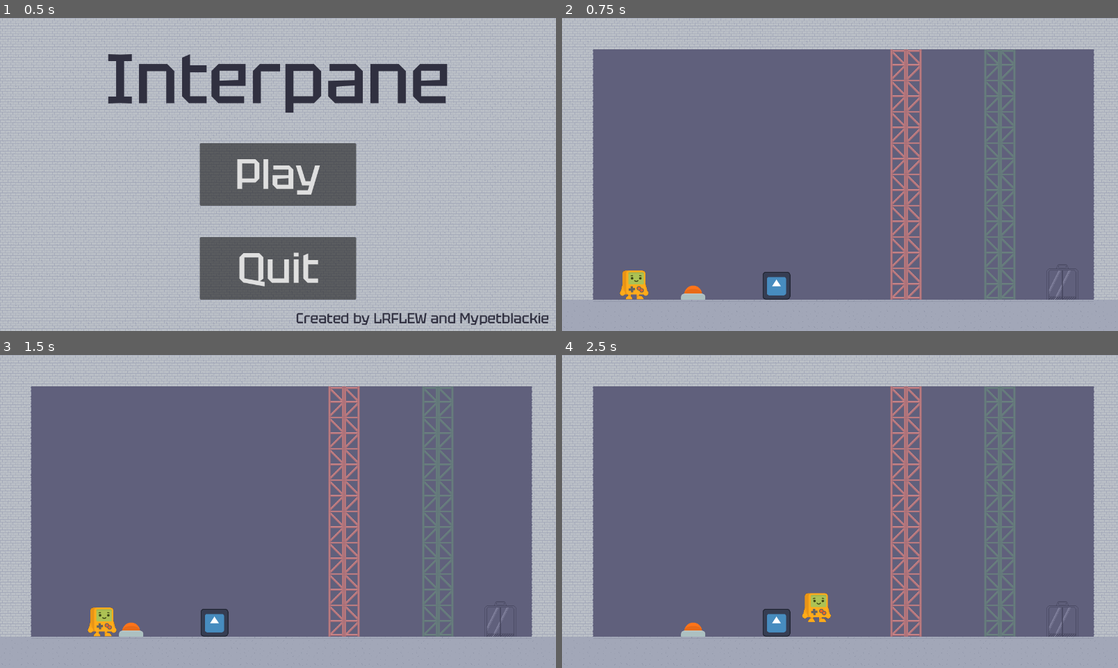
Above: before the commit, frames 1-4 (two rows, left to right).
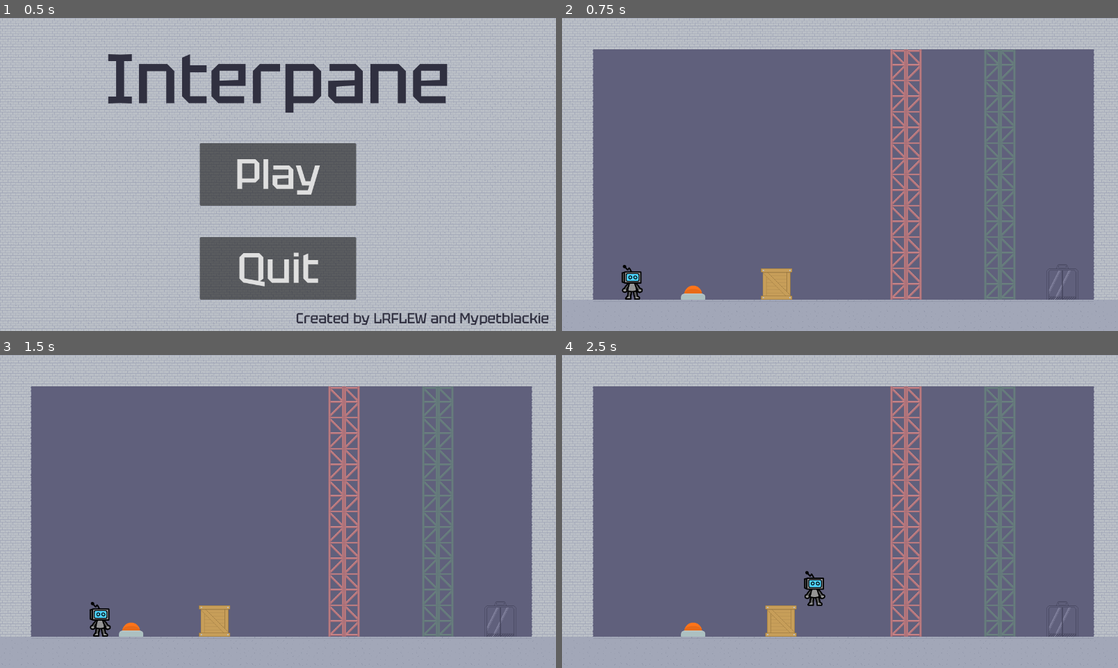
Above: after the commit, the same moments.

Repository: LRFLEW/Halcyon2023
Game: Godot game, scene res://Menu.tscn
The game is run twice, just before and just after one commit, with the same random seed, the same clock (stepped at 60 frames per second) and the same inputs. The engine's default icon, where the game draws it, is replaced by a stand-in: a white triangle on a blue panel in a dark square.
Inputs:
- Up to frame 1 (0.5 s): no input
- Up to frame 2 (0.75 s): click "Play" at 0.5 s
- Up to frame 3 (1.5 s): tap Enter at 1.25 s; hold D (Right) from 1.28 s (still down)
- Up to frame 4 (2.5 s): keep holding D (Right); tap W (Jump) at 1.52, 2.27 s

Frame 1 is identical in both runs. In frame 2, 0.9% of the frame differs, in the area x 10-42%, y 78-90%; in frame 3, 0.9%; in frame 4, 1.1%, in the area x 36-49%, y 68-90%.

Commit message:
Add new sprites

Diff:
--- /dev/null
+++ b/Player.tscn
@@ -0,0 +1,41 @@
+[gd_scene load_steps=5 format=3 uid="uid://cagdfcj2kex1f"]
+
+[ext_resource type="Script" path="res://Player.gd" id="1_ood0y"]
+[ext_resource type="Texture2D" uid="uid://dvkvyc0wykegw" path="res://frame_00001.png" id="3_m4kre"]
+[ext_resource type="Script" path="res://EntityWindow.gd" id="3_s6qeo"]
+
+[sub_resource type="RectangleShape2D" id="RectangleShape2D_7xxmq"]
+size = Vector2(44, 64)
+
+[node name="Player" type="CharacterBody2D"]
+visibility_layer = 4
+collision_layer = 2
+collision_mask = 7
+script = ExtResource("1_ood0y")
+
+[node name="Sprite2D" type="Sprite2D" parent="."]
+visibility_layer = 4
+texture = ExtResource("3_m4kre")
+centered = false
+
+[node name="CollisionShape2D" type="CollisionShape2D" parent="."]
+visibility_layer = 4
+position = Vector2(46, 68)
+shape = SubResource("RectangleShape2D_7xxmq")
+
+[node name="PlayerWindow" type="Window" parent="." node_paths=PackedStringArray("track")]
+transparent_bg = true
+gui_embed_subwindows = true
+unresizable = true
+borderless = true
+always_on_top = true
+transparent = true
+mouse_passthrough = true
+script = ExtResource("3_s6qeo")
+track = NodePath("..")
+layer = 2
+
+[node name="Camera2D" type="Camera2D" parent="PlayerWindow"]
+visible = false
+visibility_layer = 4
+anchor_mode = 0
--- a/Victory.tscn
+++ b/Victory.tscn
@@ -1,10 +1,8 @@
-[gd_scene load_steps=12 format=3 uid="uid://n0my54kni238"]
+[gd_scene load_steps=9 format=3 uid="uid://n0my54kni238"]
 
 [ext_resource type="Script" path="res://Victory.gd" id="1_rbo3v"]
 [ext_resource type="FontFile" uid="uid://dxganxrvafv3u" path="res://Tektur-Medium.ttf" id="2_1jvf5"]
-[ext_resource type="Script" path="res://Player.gd" id="2_c14w7"]
-[ext_resource type="Texture2D" uid="uid://28oppi20cfjc" path="res://platformChar_idle.png" id="3_5c6vc"]
-[ext_resource type="Script" path="res://EntityWindow.gd" id="4_wr2ap"]
+[ext_resource type="PackedScene" uid="uid://cagdfcj2kex1f" path="res://Player.tscn" id="3_3musq"]
 
 [sub_resource type="RectangleShape2D" id="RectangleShape2D_d3qco"]
 size = Vector2(1280, 720)
@@ -20,9 +18,6 @@
 
 [sub_resource type="RectangleShape2D" id="RectangleShape2D_g4vyt"]
 size = Vector2(0, 0)
-
-[sub_resource type="RectangleShape2D" id="RectangleShape2D_ch8m7"]
-size = Vector2(52, 66)
 
 [node name="Victory" type="Node2D"]
 visibility_layer = 7
@@ -86,37 +81,7 @@
 [node name="CollisionShape2D4" type="CollisionShape2D" parent="ScreenBox"]
 shape = SubResource("RectangleShape2D_g4vyt")
 
-[node name="Player" type="CharacterBody2D" parent="."]
-visibility_layer = 4
-position = Vector2(592, -128)
-collision_layer = 2
-collision_mask = 7
-script = ExtResource("2_c14w7")
-
-[node name="Sprite2D" type="Sprite2D" parent="Player"]
-visibility_layer = 4
-position = Vector2(48, 48)
-texture = ExtResource("3_5c6vc")
-
-[node name="CollisionShape2D" type="CollisionShape2D" parent="Player"]
-visibility_layer = 4
-position = Vector2(48, 63)
-shape = SubResource("RectangleShape2D_ch8m7")
-
-[node name="PlayerWindow" type="Window" parent="." node_paths=PackedStringArray("track")]
-transparent_bg = true
-gui_embed_subwindows = true
-size = Vector2i(96, 96)
-unresizable = true
-borderless = true
-always_on_top = true
-transparent = true
-mouse_passthrough = true
-script = ExtResource("4_wr2ap")
-track = NodePath("../Player")
-layer = 2
-
-[node name="Camera2D" type="Camera2D" parent="PlayerWindow"]
-anchor_mode = 0
+[node name="Player" parent="." instance=ExtResource("3_3musq")]
+position = Vector2(588, -132)
 
 [connection signal="pressed" from="Play" to="." method="menu"]
--- a/level1.tscn
+++ b/level1.tscn
@@ -1,16 +1,15 @@
-[gd_scene load_steps=31 format=3 uid="uid://d2enwkcg38xfm"]
+[gd_scene load_steps=29 format=3 uid="uid://d2enwkcg38xfm"]
 
 [ext_resource type="Script" path="res://Main.gd" id="1_v41gg"]
 [ext_resource type="Script" path="res://CropCollision.gd" id="3_4jr6d"]
 [ext_resource type="TileSet" uid="uid://codqxp3pqyrh8" path="res://LevelTileset.tres" id="3_4kt5i"]
 [ext_resource type="Texture2D" uid="uid://byukghqwmy20h" path="res://platformPack_tile064.png" id="3_du6rs"]
 [ext_resource type="Script" path="res://ToggleWall.gd" id="4_csvuv"]
-[ext_resource type="Texture2D" uid="uid://bqbmewb8rtfby" path="res://icon.svg" id="4_rwcq5"]
 [ext_resource type="Script" path="res://Button.gd" id="5_lb8hk"]
 [ext_resource type="Script" path="res://EntityWindow.gd" id="5_m7r4a"]
 [ext_resource type="Texture2D" uid="uid://b7mt5b2qp7lle" path="res://platformPack_tile065.png" id="6_mkain"]
-[ext_resource type="Texture2D" uid="uid://28oppi20cfjc" path="res://platformChar_idle.png" id="10_dxts4"]
-[ext_resource type="Script" path="res://Player.gd" id="10_u70n7"]
+[ext_resource type="Texture2D" uid="uid://bepdq6muljl4k" path="res://Box.png" id="8_eok6k"]
+[ext_resource type="PackedScene" uid="uid://cagdfcj2kex1f" path="res://Player.tscn" id="10_s4n6h"]
 [ext_resource type="Script" path="res://Goal.gd" id="12_57yxo"]
 [ext_resource type="AudioStream" uid="uid://cf6iryiu7ip81" path="res://confirmation_002.ogg" id="12_fatax"]
 [ext_resource type="Script" path="res://Hint.gd" id="13_7pq1d"]
@@ -52,10 +51,7 @@
 rough = true
 
 [sub_resource type="RectangleShape2D" id="RectangleShape2D_ebecx"]
-size = Vector2(64, 64)
-
-[sub_resource type="RectangleShape2D" id="RectangleShape2D_7xxmq"]
-size = Vector2(52, 66)
+size = Vector2(72, 72)
 
 [sub_resource type="Gradient" id="Gradient_88ml6"]
 offsets = PackedFloat32Array(0, 0.8, 1)
@@ -214,7 +210,7 @@
 
 [node name="Box" type="RigidBody2D" parent="."]
 visibility_layer = 2
-position = Vector2(462, 584)
+position = Vector2(458, 576)
 collision_layer = 4
 collision_mask = 7
 physics_material_override = SubResource("PhysicsMaterial_ivpw0")
@@ -222,19 +218,18 @@
 
 [node name="Sprite2D" type="Sprite2D" parent="Box"]
 visibility_layer = 2
-position = Vector2(32, 32)
-scale = Vector2(0.5, 0.5)
-texture = ExtResource("4_rwcq5")
+texture = ExtResource("8_eok6k")
+centered = false
 
 [node name="CollisionShape2D" type="CollisionShape2D" parent="Box"]
 visibility_layer = 2
-position = Vector2(32, 32)
+position = Vector2(36, 36)
 shape = SubResource("RectangleShape2D_ebecx")
 
 [node name="BoxWindow" type="Window" parent="." node_paths=PackedStringArray("track")]
 transparent_bg = true
 gui_embed_subwindows = true
-size = Vector2i(64, 64)
+size = Vector2i(72, 72)
 unresizable = true
 borderless = true
 always_on_top = true
@@ -246,38 +241,8 @@
 [node name="Camera2D" type="Camera2D" parent="BoxWindow"]
 anchor_mode = 0
 
-[node name="Player" type="CharacterBody2D" parent="."]
-visibility_layer = 4
-position = Vector2(118, 551)
-collision_layer = 2
-collision_mask = 7
-script = ExtResource("10_u70n7")
-
-[node name="Sprite2D" type="Sprite2D" parent="Player"]
-visibility_layer = 4
-position = Vector2(48, 48)
-texture = ExtResource("10_dxts4")
-
-[node name="CollisionShape2D" type="CollisionShape2D" parent="Player"]
-visibility_layer = 4
-position = Vector2(48, 63)
-shape = SubResource("RectangleShape2D_7xxmq")
-
-[node name="PlayerWindow" type="Window" parent="." node_paths=PackedStringArray("track")]
-transparent_bg = true
-gui_embed_subwindows = true
-size = Vector2i(96, 96)
-unresizable = true
-borderless = true
-always_on_top = true
-transparent = true
-mouse_passthrough = true
-script = ExtResource("5_m7r4a")
-track = NodePath("../Player")
-layer = 2
-
-[node name="Camera2D" type="Camera2D" parent="PlayerWindow"]
-anchor_mode = 0
+[node name="Player" parent="." instance=ExtResource("10_s4n6h")]
+position = Vector2(114, 548)
 
 [node name="Confetti" type="CPUParticles2D" parent="."]
 position = Vector2(1152, 572)
--- a/level2.tscn
+++ b/level2.tscn
@@ -1,14 +1,12 @@
-[gd_scene load_steps=18 format=3 uid="uid://u5ni4wmsvgra"]
+[gd_scene load_steps=15 format=3 uid="uid://u5ni4wmsvgra"]
 
 [ext_resource type="Script" path="res://Main.gd" id="1_2omb3"]
 [ext_resource type="TileSet" uid="uid://codqxp3pqyrh8" path="res://LevelTileset.tres" id="3_c82cn"]
+[ext_resource type="PackedScene" uid="uid://cagdfcj2kex1f" path="res://Player.tscn" id="4_8bhq1"]
 [ext_resource type="Script" path="res://CropCollision.gd" id="4_rjrwv"]
 [ext_resource type="Script" path="res://SecondaryWindow.gd" id="7_1qvpd"]
 [ext_resource type="Script" path="res://Goal.gd" id="8_cgoed"]
 [ext_resource type="AudioStream" uid="uid://cf6iryiu7ip81" path="res://confirmation_002.ogg" id="8_uijdh"]
-[ext_resource type="Script" path="res://EntityWindow.gd" id="9_k24ty"]
-[ext_resource type="Script" path="res://Player.gd" id="10_3vctf"]
-[ext_resource type="Texture2D" uid="uid://28oppi20cfjc" path="res://platformChar_idle.png" id="11_8ggj1"]
 
 [sub_resource type="RectangleShape2D" id="RectangleShape2D_uyb8e"]
 size = Vector2(1512, 180)
@@ -18,9 +16,6 @@
 
 [sub_resource type="RectangleShape2D" id="RectangleShape2D_h4b0h"]
 size = Vector2(144, 575)
-
-[sub_resource type="RectangleShape2D" id="RectangleShape2D_7xxmq"]
-size = Vector2(52, 66)
 
 [sub_resource type="Gradient" id="Gradient_agbyn"]
 offsets = PackedFloat32Array(0, 0.8, 1)
@@ -100,38 +95,8 @@
 position = Vector2(648, 360)
 shape = SubResource("RectangleShape2D_h4b0h")
 
-[node name="Player" type="CharacterBody2D" parent="."]
-visibility_layer = 4
-position = Vector2(82, 551)
-collision_layer = 2
-collision_mask = 3
-script = ExtResource("10_3vctf")
-
-[node name="Sprite2D" type="Sprite2D" parent="Player"]
-visibility_layer = 4
-position = Vector2(48, 48)
-texture = ExtResource("11_8ggj1")
-
-[node name="CollisionShape2D" type="CollisionShape2D" parent="Player"]
-visibility_layer = 4
-position = Vector2(48, 63)
-shape = SubResource("RectangleShape2D_7xxmq")
-
-[node name="PlayerWindow" type="Window" parent="." node_paths=PackedStringArray("track")]
-transparent_bg = true
-gui_embed_subwindows = true
-size = Vector2i(96, 96)
-unresizable = true
-borderless = true
-always_on_top = true
-transparent = true
-mouse_passthrough = true
-script = ExtResource("9_k24ty")
-track = NodePath("../Player")
-layer = 2
-
-[node name="Camera2D" type="Camera2D" parent="PlayerWindow"]
-anchor_mode = 0
+[node name="Player" parent="." instance=ExtResource("4_8bhq1")]
+position = Vector2(78, 548)
 
 [node name="GoalWindow" type="Window" parent="."]
 position = Vector2i(1064, 36)
--- a/level3.tscn
+++ b/level3.tscn
@@ -1,11 +1,9 @@
-[gd_scene load_steps=22 format=3 uid="uid://mt5o6aihuyhk"]
+[gd_scene load_steps=19 format=3 uid="uid://mt5o6aihuyhk"]
 
 [ext_resource type="Script" path="res://Main.gd" id="1_eug2c"]
 [ext_resource type="Script" path="res://CropCollision.gd" id="3_fiexn"]
 [ext_resource type="TileSet" uid="uid://codqxp3pqyrh8" path="res://LevelTileset.tres" id="3_spp65"]
-[ext_resource type="Script" path="res://Player.gd" id="4_aj11d"]
-[ext_resource type="Texture2D" uid="uid://28oppi20cfjc" path="res://platformChar_idle.png" id="5_nbxb2"]
-[ext_resource type="Script" path="res://EntityWindow.gd" id="6_dikt5"]
+[ext_resource type="PackedScene" uid="uid://cagdfcj2kex1f" path="res://Player.tscn" id="4_hxymb"]
 [ext_resource type="Script" path="res://SecondaryWindow.gd" id="7_5uf3r"]
 [ext_resource type="AudioStream" uid="uid://cf6iryiu7ip81" path="res://confirmation_002.ogg" id="8_2mbut"]
 [ext_resource type="Script" path="res://Goal.gd" id="8_y82gg"]
@@ -30,9 +28,6 @@
 
 [sub_resource type="RectangleShape2D" id="RectangleShape2D_3usce"]
 size = Vector2(108, 72)
-
-[sub_resource type="RectangleShape2D" id="RectangleShape2D_7xxmq"]
-size = Vector2(52, 66)
 
 [sub_resource type="Gradient" id="Gradient_agbyn"]
 offsets = PackedFloat32Array(0, 0.8, 1)
@@ -144,38 +139,8 @@
 position = Vector2(1170, 468)
 shape = SubResource("RectangleShape2D_3usce")
 
-[node name="Player" type="CharacterBody2D" parent="."]
-visibility_layer = 4
-position = Vector2(82, 194)
-collision_layer = 2
-collision_mask = 3
-script = ExtResource("4_aj11d")
-
-[node name="Sprite2D" type="Sprite2D" parent="Player"]
-visibility_layer = 4
-position = Vector2(48, 48)
-texture = ExtResource("5_nbxb2")
-
-[node name="CollisionShape2D" type="CollisionShape2D" parent="Player"]
-visibility_layer = 4
-position = Vector2(48, 63)
-shape = SubResource("RectangleShape2D_7xxmq")
-
-[node name="PlayerWindow" type="Window" parent="." node_paths=PackedStringArray("track")]
-transparent_bg = true
-gui_embed_subwindows = true
-size = Vector2i(96, 96)
-unresizable = true
-borderless = true
-always_on_top = true
-transparent = true
-mouse_passthrough = true
-script = ExtResource("6_dikt5")
-track = NodePath("../Player")
-layer = 2
-
-[node name="Camera2D" type="Camera2D" parent="PlayerWindow"]
-anchor_mode = 0
+[node name="Player" parent="." instance=ExtResource("4_hxymb")]
+position = Vector2(78, 188)
 
 [node name="GoalWindow" type="Window" parent="."]
 position = Vector2i(936, 36)
--- a/level4.tscn
+++ b/level4.tscn
@@ -1,12 +1,10 @@
-[gd_scene load_steps=27 format=3 uid="uid://cypx431wqu307"]
+[gd_scene load_steps=24 format=3 uid="uid://cypx431wqu307"]
 
 [ext_resource type="Script" path="res://Main.gd" id="1_b7c0u"]
 [ext_resource type="Texture2D" uid="uid://cvbwbh58kc5rg" path="res://arrow_cross.png" id="3_dnrfh"]
 [ext_resource type="Script" path="res://CropCollision.gd" id="3_dy3jy"]
-[ext_resource type="Script" path="res://Player.gd" id="4_fhcoe"]
 [ext_resource type="TileSet" uid="uid://codqxp3pqyrh8" path="res://LevelTileset.tres" id="4_n2v8w"]
-[ext_resource type="Texture2D" uid="uid://28oppi20cfjc" path="res://platformChar_idle.png" id="5_8xvb8"]
-[ext_resource type="Script" path="res://EntityWindow.gd" id="6_fty4n"]
+[ext_resource type="PackedScene" uid="uid://cagdfcj2kex1f" path="res://Player.tscn" id="5_jxubf"]
 [ext_resource type="Script" path="res://Goal.gd" id="8_4dvd2"]
 [ext_resource type="AudioStream" uid="uid://cf6iryiu7ip81" path="res://confirmation_002.ogg" id="8_y2y2i"]
 
@@ -48,9 +46,6 @@
 
 [sub_resource type="RectangleShape2D" id="RectangleShape2D_7onpt"]
 size = Vector2(72, 144)
-
-[sub_resource type="RectangleShape2D" id="RectangleShape2D_7xxmq"]
-size = Vector2(52, 66)
 
 [sub_resource type="Gradient" id="Gradient_agbyn"]
 offsets = PackedFloat32Array(0, 0.8, 1)
@@ -189,38 +184,8 @@
 position = Vector2(1080, 72)
 shape = SubResource("RectangleShape2D_gvklw")
 
-[node name="Player" type="CharacterBody2D" parent="."]
-visibility_layer = 4
-position = Vector2(46, 587)
-collision_layer = 2
-collision_mask = 3
-script = ExtResource("4_fhcoe")
-
-[node name="Sprite2D" type="Sprite2D" parent="Player"]
-visibility_layer = 4
-position = Vector2(48, 48)
-texture = ExtResource("5_8xvb8")
-
-[node name="CollisionShape2D" type="CollisionShape2D" parent="Player"]
-visibility_layer = 4
-position = Vector2(48, 63)
-shape = SubResource("RectangleShape2D_7xxmq")
-
-[node name="PlayerWindow" type="Window" parent="." node_paths=PackedStringArray("track")]
-transparent_bg = true
-gui_embed_subwindows = true
-size = Vector2i(96, 96)
-unresizable = true
-borderless = true
-always_on_top = true
-transparent = true
-mouse_passthrough = true
-script = ExtResource("6_fty4n")
-track = NodePath("../Player")
-layer = 2
-
-[node name="Camera2D" type="Camera2D" parent="PlayerWindow"]
-anchor_mode = 0
+[node name="Player" parent="." instance=ExtResource("5_jxubf")]
+position = Vector2(42, 584)
 
 [node name="Confetti" type="CPUParticles2D" parent="."]
 position = Vector2(1188, 104)
Binary file added: Box.png
Not shown, added: Box.png.import
Binary file added: frame_00001.png
Not shown, added: frame_00001.png.import
Binary file changed: platformPack_tile064.png
Binary file changed: platformPack_tile065.png
